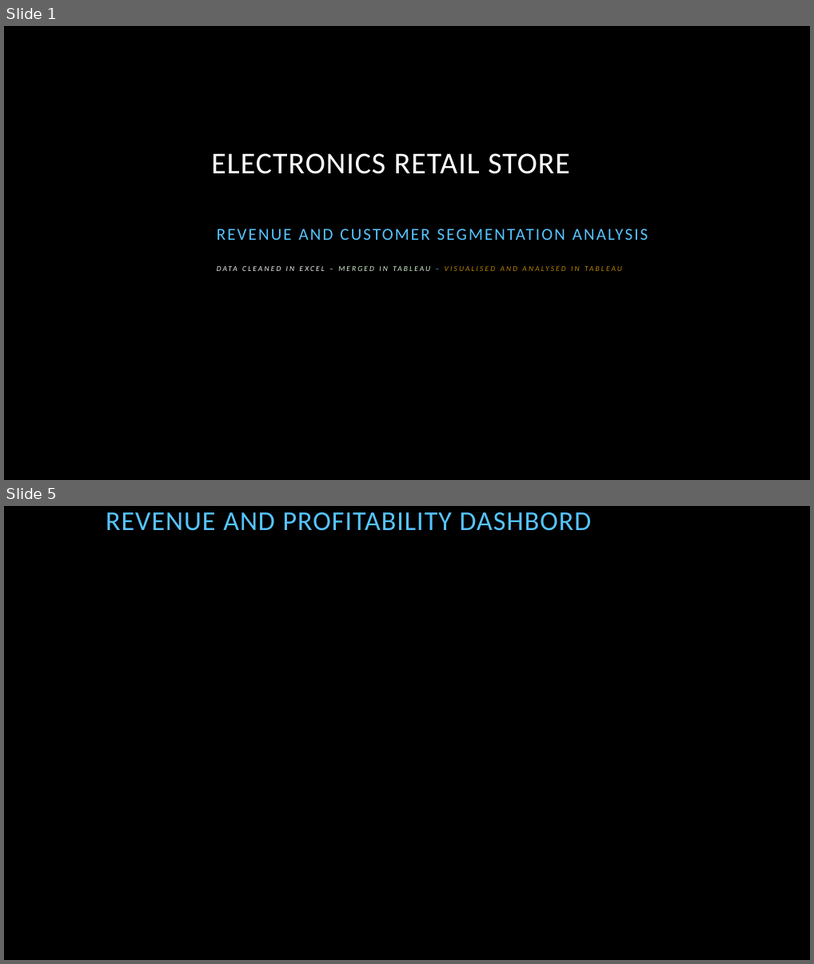
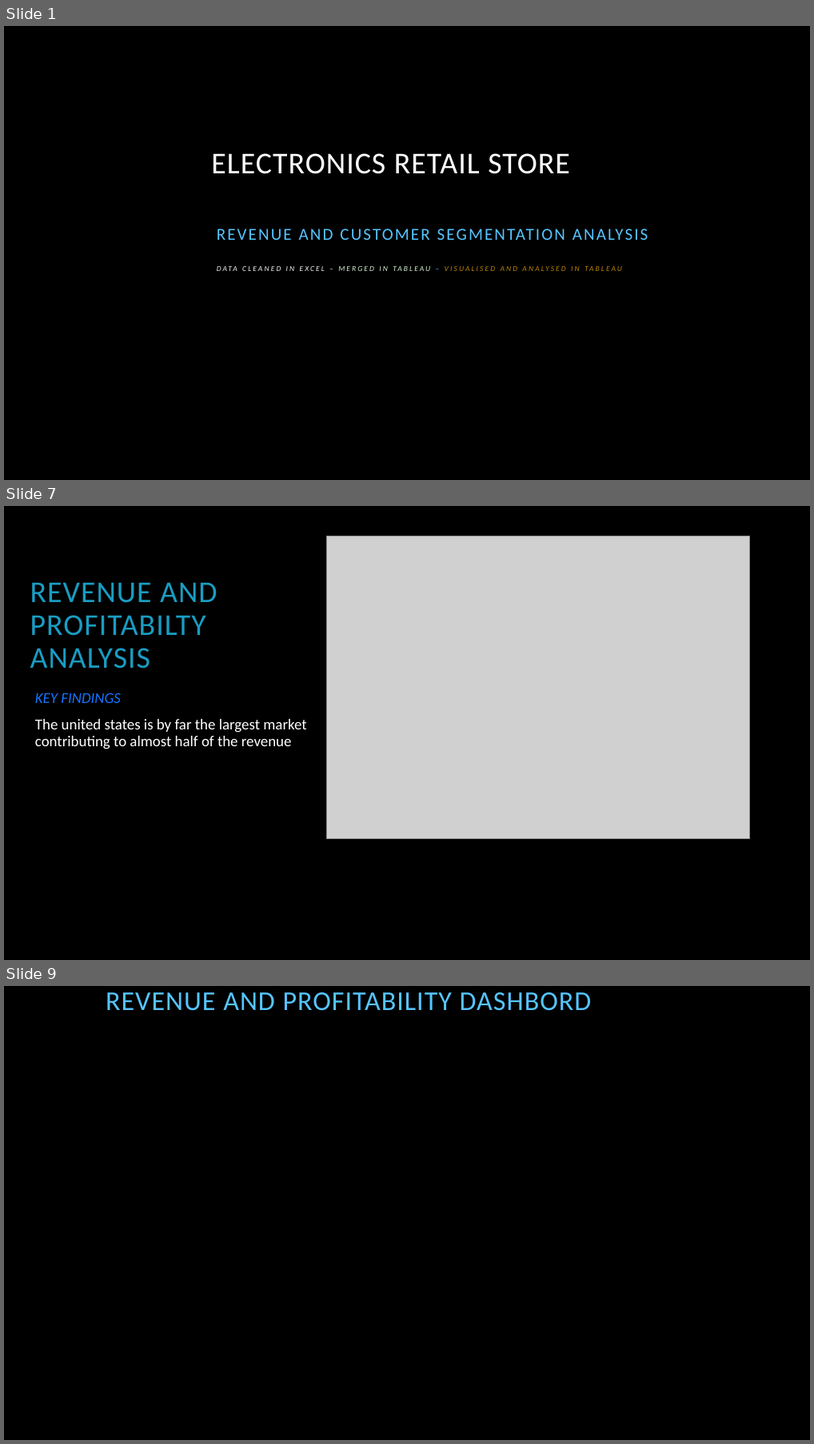
Before and after one commit to mutheumbuta/Electronic_retailstore_analysis, a slide deck: ELECTRONICS RETAIL STORE presentation.pptx. Shown one above the other, each under a label of ours: slides 1 and 5 before the commit, slides 1, 7 and 9 after it; the slides between them are not shown. The pictures are 814x964 and 814x1444 pixels, drawn with LibreOffice and Linux fonts; fonts in the diff are those of the drawing; grey boxes stand for pictures; background and template pictures are left out. Boxes give left, top, right and bottom in pixels: in the first picture for what was removed or moved away, otherwise in the second. Text is boxed around its words. In the diff, an @@ line names an element or a change of style, - is before the commit and + after.

```diff
--- a/ELECTRONICS RETAIL STORE presentation.pptx
+++ b/ELECTRONICS RETAIL STORE presentation.pptx
@@ slide 7 added at bbox=[4, 506, 810, 960], background picture (left out) @@
@@ picture added at bbox=[326, 536, 750, 839] @@
@@ title added at bbox=[30, 582, 217, 668], 36 pt, text #199DC3 @@
+REVENUE AND PROFITABILTY ANALYSIS
@@ text added at bbox=[35, 692, 306, 749], 18 pt, text #FFFFFF @@
+KEY FINDINGS
+The united states is by far the largest market contributing to almost half of the revenue
@@ what was slide 5 is now slide 9 @@
```
Also in this commit, not shown: 4 slides changed, 6 other slides added.
